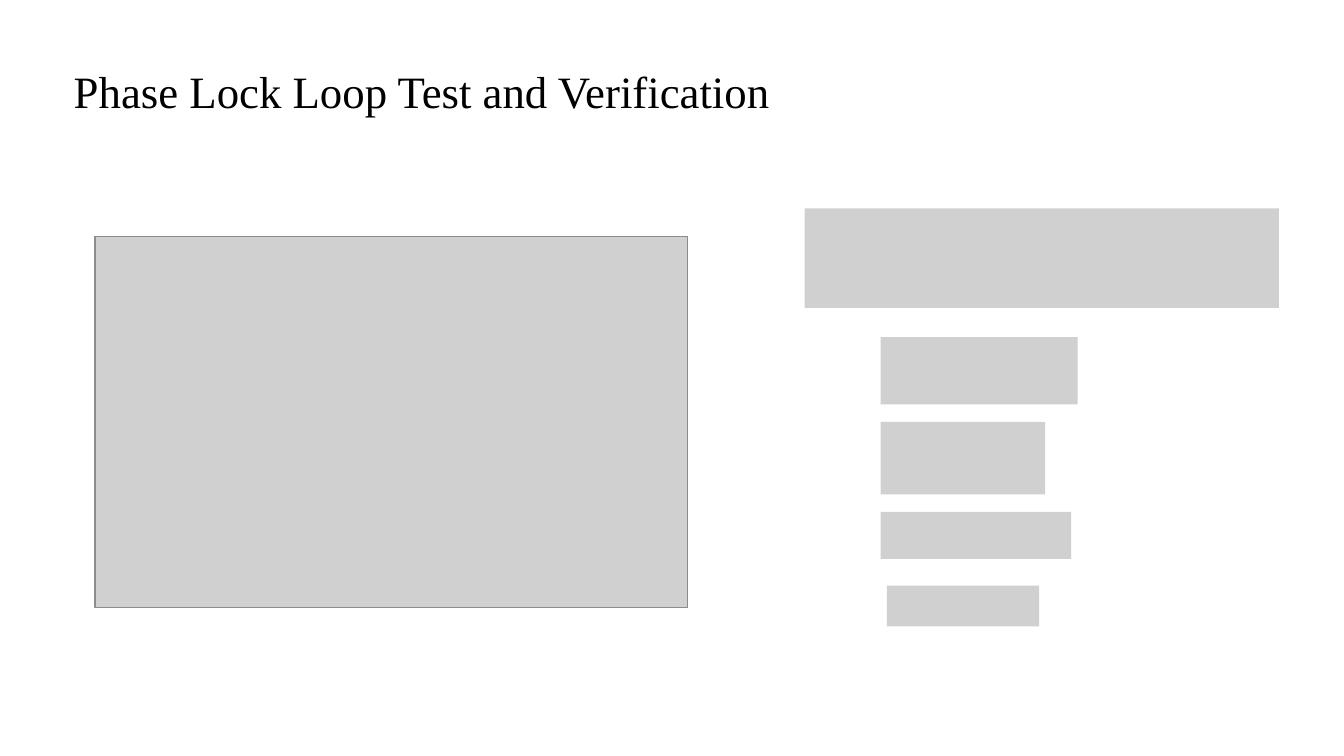
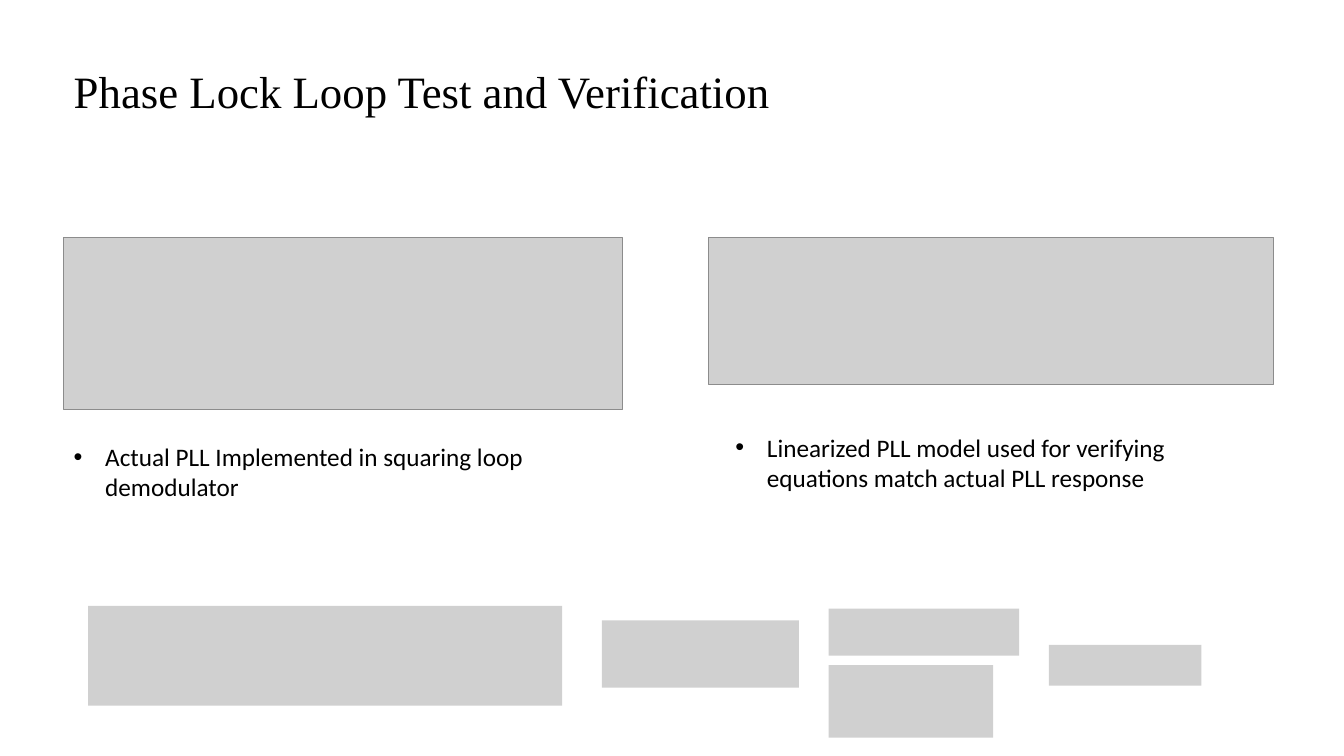
Before and after one commit to RadioInnovators/SD, a slide deck: slide 3 of Brians Presentation'.pptx. Drawn at 1344x756 pixels with LibreOffice and Linux fonts; fonts in the diff are those of the drawing; grey boxes stand for pictures. Boxes give left, top, right and bottom in pixels: in the first picture for what was removed or moved away, otherwise in the second. Text is boxed around its words. In the diff, an @@ line names an element or a change of style, - is before the commit and + after.

```diff
--- a/Brians Presentation'.pptx
+++ b/Brians Presentation'.pptx
@@ picture removed at [805,209,1278,309] @@
@@ picture: place and size @@
-picture at [95,236,688,607]
+picture at [64,237,622,409]
@@ picture added at [709,237,1273,384] @@
@@ picture removed at [881,337,1079,404] @@
@@ text added at [105,448,523,496], 18 pt, text #000000 @@
+• Actual PLL Implemented in squaring loop demodulator
@@ text added at [767,439,1164,491], 18 pt, text #000000 @@
+• Linearized PLL model used for verifying equations match actual PLL response
@@ picture removed at [881,422,1046,495] @@
@@ picture removed at [881,512,1072,560] @@
@@ picture removed at [887,586,1040,626] @@
@@ picture added at [88,606,562,706] @@
@@ picture added at [602,621,800,689] @@
@@ picture added at [829,609,1019,656] @@
@@ picture added at [1050,645,1202,686] @@
@@ picture added at [829,665,993,738] @@
```
Also in this commit, not shown: 6 other slides changed.
